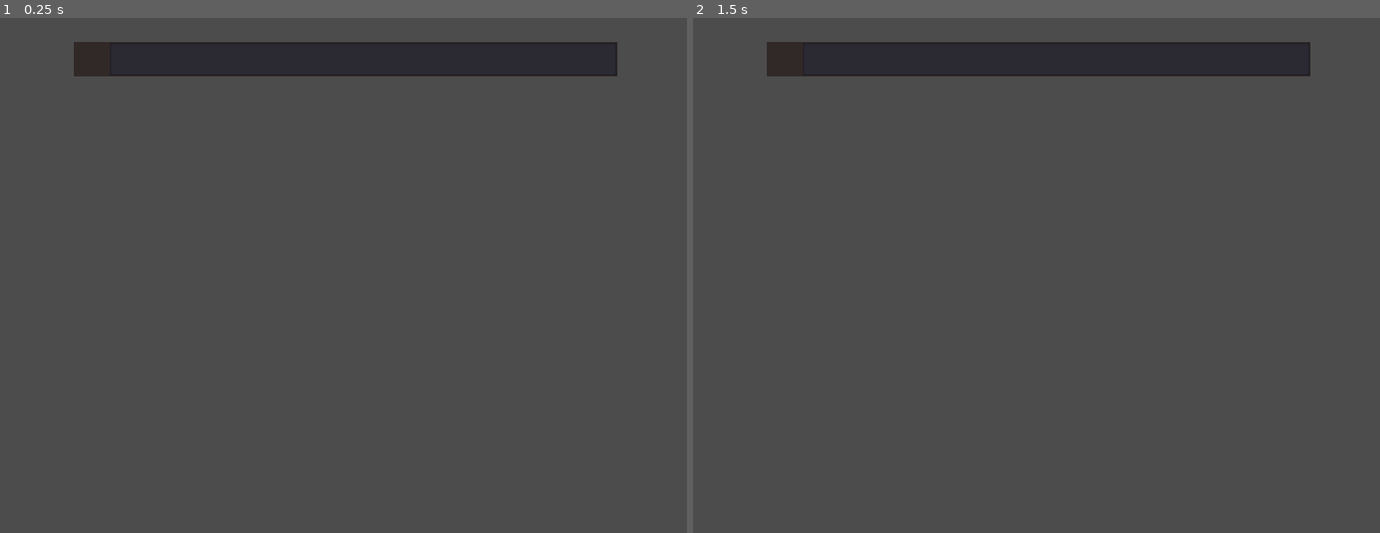
Above: before the commit, frames 1-2 (left to right).
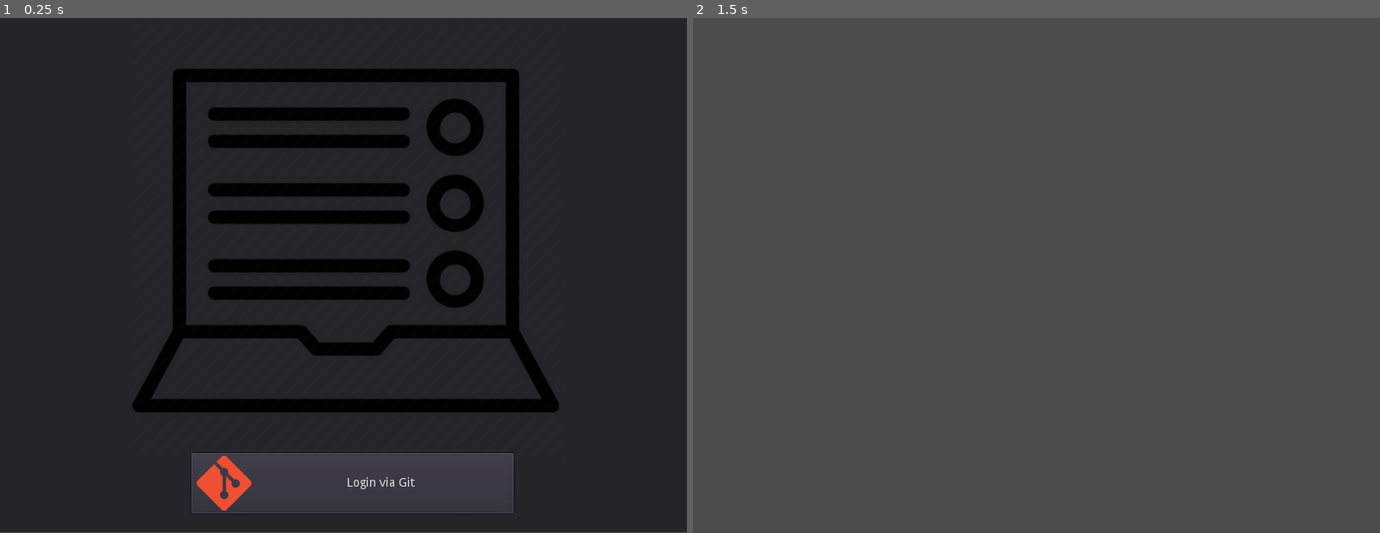
Above: after the commit, the same moments.

Repository: phuongvpuet/GodotApp
Game: Godot game, scene res://login.tscn
Same seed, same stepped clock (60 frames per second), same inputs: the game is played once before the commit and once after it. Before the commit the project starts from res://MyApp.tscn.
Inputs (mouse positions are in pixels of both pictures, inside the frame that each line leads up to):
- Up to frame 1 (0.25 s): no input
- Up to frame 2 (1.5 s): click (1043, 481) at 0.5 s, where only the run after the commit has a clickable "Login via Git"; tap Enter at 1.25 s

The runs differ from the first frame. In frame 1, 90% of the frame differs, in the area x 0-100%, y 0-100%; in frame 2, 5.3%.
Error after the commit: Invalid get index 'note' (on base: 'Nil'). (res://MyApp.gd:14)

Commit message:
Add start scence

Diff:
--- a/TodoApp/MyApp.gd
+++ b/TodoApp/MyApp.gd
@@ -3,11 +3,18 @@
 
 # Called when the node enters the scene tree for the first time.
 func _ready():
-	var b = Bar.instance()
-	#b.get_node("bar").move_and_slide(velocity)
-	$Container/ScrollView.add_child(b)
+	$HTTPRequest.request("https://raw.githubusercontent.com/duyphuonq/todoapp_godot/master/data.json")
 
 func _spawn():
 	var b = Bar.instance()
-	#b.get_node("bar").move_and_slide(velocity)
 	$Container/ScrollView.add_child(b)
+
+func _on_HTTPGet_request_completed(result, response_code, headers, body):
+	var json = JSON.parse(body.get_string_from_utf8())
+	for x in json.result["note"]:
+		var b = Bar.instance()
+		b.get_node("Bar/LineEdit").set_text(x)
+		b.get_node("Bar/CheckBox")
+		$Container/ScrollView.add_child(b)
+	var b = Bar.instance()
+	$Container/ScrollView.add_child(b)
--- a/TodoApp/MyApp.tscn
+++ b/TodoApp/MyApp.tscn
@@ -4,6 +4,8 @@
 
 [node name="MyApp" type="Node2D"]
 script = ExtResource( 1 )
+
+[node name="HTTPRequest" type="HTTPRequest" parent="."]
 
 [node name="Container" type="ScrollContainer" parent="."]
 margin_left = 13.0
@@ -13,3 +15,4 @@
 
 [node name="ScrollView" type="VBoxContainer" parent="Container"]
 custom_constants/separation = 50
+[connection signal="request_completed" from="HTTPRequest" to="." method="_on_HTTPGet_request_completed"]
--- a/TodoApp/bar.gd
+++ b/TodoApp/bar.gd
@@ -1,12 +1,12 @@
 extends Control
 var can_spwan = true
+#var syncc = false
 
 func _ready():
-	$Bar/CheckBox.hide()
-
+	if not get_node("Bar/LineEdit").get_text():
+		$Bar/CheckBox.hide()
 func _on_LineEdit_text_entered(new_text):
-	var children = get_tree().get_root().get_node("MyApp/Container/ScrollView").get_child_count()
-	if (can_spwan and new_text) or children == 1:
+	if (can_spwan and new_text):
 		var View = get_tree().get_root().get_node("MyApp")._spawn()
 		can_spwan = false
 func _on_CheckBox_pressed():
@@ -15,7 +15,7 @@
 		get_node(".").queue_free()
 
 func _on_LineEdit_text_changed(new_text):
-	if new_text:
+	if new_text or get_node("Bar/LineEdit").get_text():
 		$Bar/CheckBox.show()
 	else:
 		$Bar/CheckBox.hide()
--- /dev/null
+++ b/TodoApp/login.gd
@@ -0,0 +1,18 @@
+extends Node2D
+
+# Declare member variables here. Examples:
+# var a = 2
+# var b = "text"
+
+# Called when the node enters the scene tree for the first time.
+func _ready():
+	pass # Replace with function body.
+
+# Called every frame. 'delta' is the elapsed time since the previous frame.
+#func _process(delta):
+#	pass
+
+
+func _on_Button_pressed():
+	OS.shell_open("https://github.com/login")
+	get_tree().change_scene("res://MyApp.tscn")
--- /dev/null
+++ b/TodoApp/login.tscn
@@ -0,0 +1,25 @@
+[gd_scene load_steps=4 format=2]
+
+[ext_resource path="res://login.gd" type="Script" id=1]
+[ext_resource path="res://logo.png" type="Texture" id=2]
+[ext_resource path="res://rsz_button.png" type="Texture" id=3]
+
+[node name="login" type="Node2D"]
+script = ExtResource( 1 )
+
+[node name="Panel" type="Panel" parent="."]
+margin_right = 805.0
+margin_bottom = 599.0
+
+[node name="Sprite" type="Sprite" parent="Panel"]
+position = Vector2( 402.805, 259.306 )
+texture = ExtResource( 2 )
+
+[node name="Button" type="Button" parent="Panel"]
+margin_left = 222.919
+margin_top = 507.198
+margin_right = 597.919
+margin_bottom = 577.198
+text = "Login via Git"
+icon = ExtResource( 3 )
+[connection signal="pressed" from="Panel/Button" to="." method="_on_Button_pressed"]
--- a/TodoApp/project.godot
+++ b/TodoApp/project.godot
@@ -16,7 +16,7 @@
 [application]
 
 config/name="TodoApp"
-run/main_scene="res://MyApp.tscn"
+run/main_scene="res://login.tscn"
 config/icon="res://icon.png"
 
 [display]
Binary file added: TodoApp/logo.png
Not shown, added: TodoApp/logo.png.import
Binary file added: TodoApp/rsz_button.png
Not shown, added: TodoApp/rsz_button.png.import
